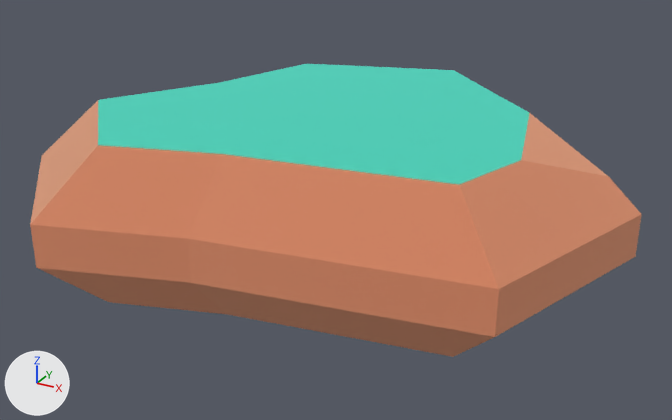
One commit to the glTF model packs/nature-kit/rock-largee.glb: the scene before it, then after it.
Rendered twice from a camera (50 mm lens) standing at (0.789, -1.441, 0.761) and looking at (0.007, -0.019, 0.05). Every picture has the same lights, and +X, +Y and +Z are marked at lower left. The first picture is the older version. Where no turn or scale is listed for an object, it has been applied to the vertices.

In view in the first picture: 'rock_largeE'.
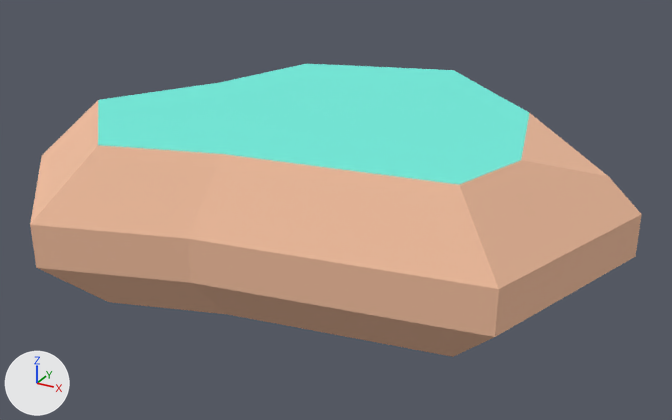
Pixel boxes (x1, y1, x2, y2) of what changed, in the pictures (672 x 420 px):
'rock_largeE', surface changed: (30, 64, 642, 357) in both

The change, as a list of edits to the scene's bpy script:
```text
Change mat_dirt:
    mat_dirt.metallic: 1.0 -> 0.0
Change mat_grass:
    mat_grass.metallic: 1.0 -> 0.0
Remove ob_tmpparent:
    ob_tmpparent = bpy.data.objects.new('tmpParent', None)
    ob_tmpparent.location = (0.0, 0.0, 0.0)
```
